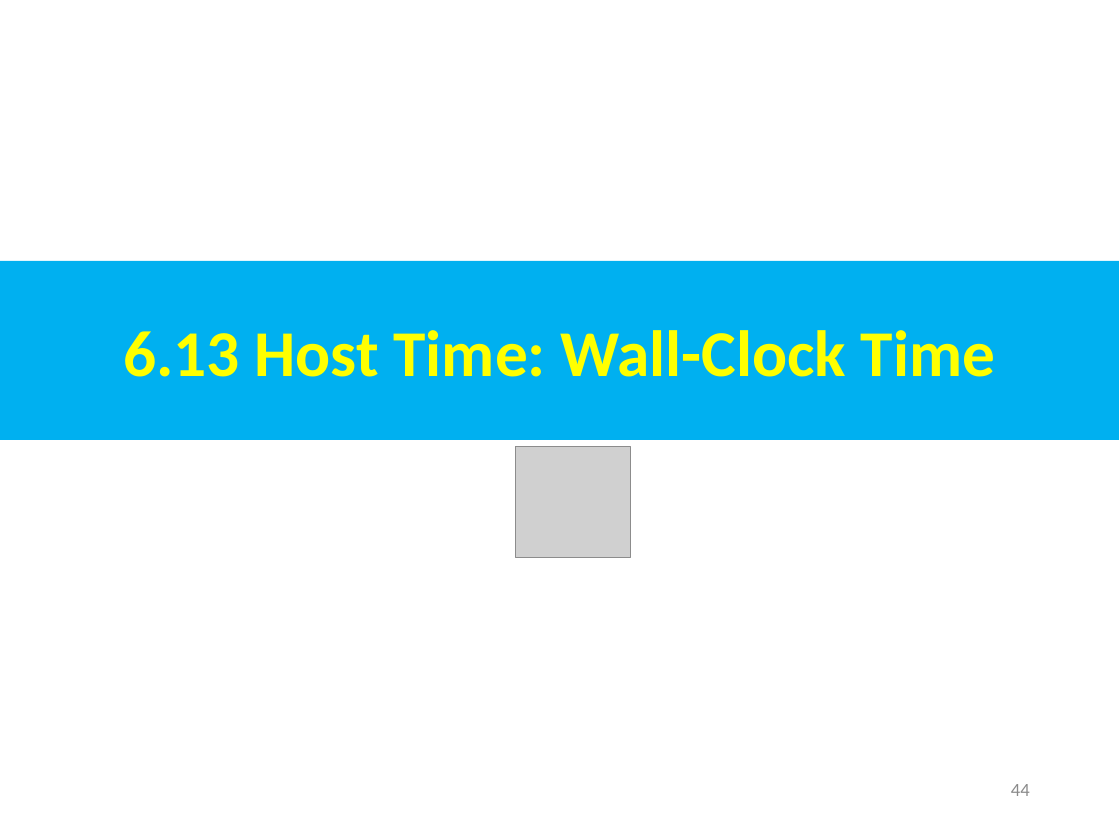
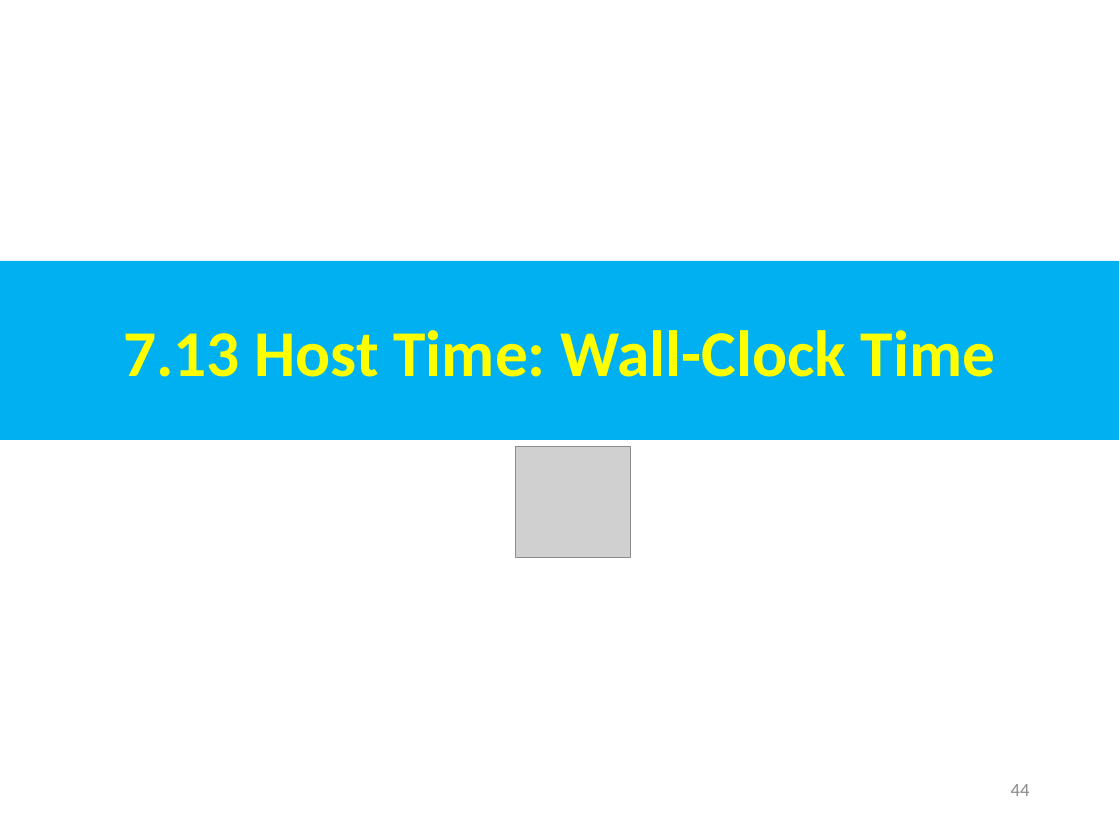
Before and after one commit to peterhchen/AIU_CS850_Gem5_McPAT, a slide deck: slide 44 of 050_Gem5/007.CPUModel/000_Video/007.CPUModel.ppt. Drawn at 1120x840 pixels with LibreOffice and Linux fonts; fonts in the diff are those of the drawing; grey boxes stand for pictures. Boxes give left, top, right and bottom in pixels: in the first picture for what was removed or moved away, otherwise in the second. Text is boxed around its words. In the diff, an @@ line names an element or a change of style, - is before the commit and + after.

```diff
--- a/050_Gem5/007.CPUModel/000_Video/007.CPUModel.ppt
+++ b/050_Gem5/007.CPUModel/000_Video/007.CPUModel.ppt
@@ text in rectangle at (123, 330, 995, 377): text changed @@
-6.13 Host Time: Wall-Clock Time
+7.13 Host Time: Wall-Clock Time
```
Also in this commit, not shown: 62 other slides changed.
